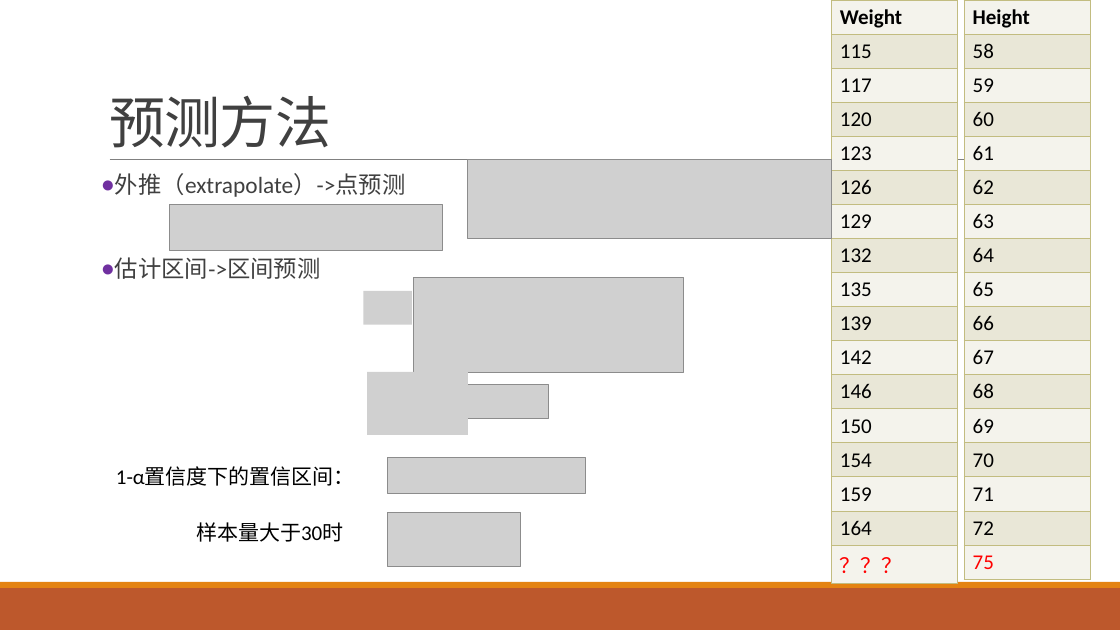
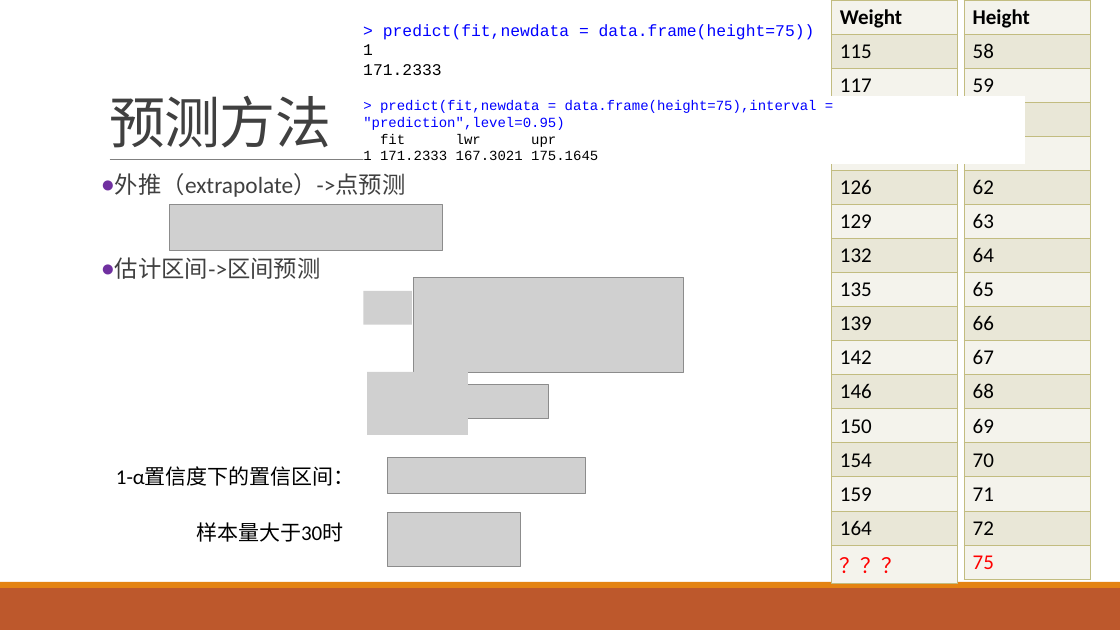
Before and after one commit to exoplanetX/DataAnalytics, a slide deck: slide 11 of 数据分析-7-预测.pptx. Drawn at 1120x630 pixels with LibreOffice and Linux fonts; fonts in the diff are those of the drawing; grey boxes stand for pictures. Boxes give left, top, right and bottom in pixels: in the first picture for what was removed or moved away, otherwise in the second. Text is boxed around its words. In the diff, an @@ line names an element or a change of style, - is before the commit and + after.

```diff
--- a/数据分析-7-预测.pptx
+++ b/数据分析-7-预测.pptx
@@ text added at bbox=[363, 24, 815, 75], 14 pt, text #0000FF @@
+> predict(fit,newdata = data.frame(height=75))
+1
+171.2333
@@ rectangle added at bbox=[363, 96, 1025, 164], fill #FFFFFF, 12 pt, text #0000FF @@
+> predict(fit,newdata = data.frame(height=75),interval = "prediction",level=0.95)
+fit lwr upr
+1 171.2333 167.3021 175.1645
@@ picture removed at bbox=[468, 160, 832, 239] @@
```
